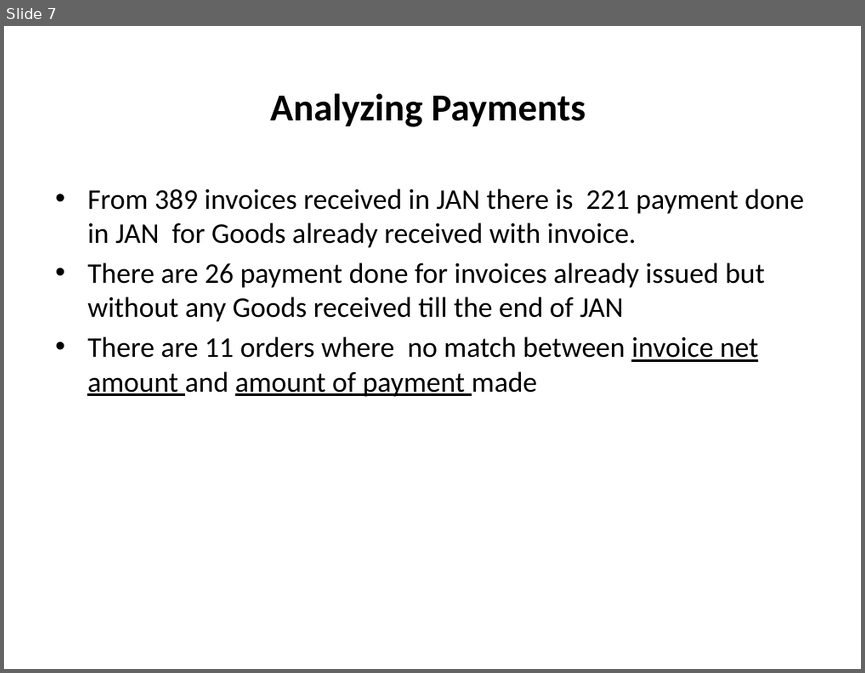
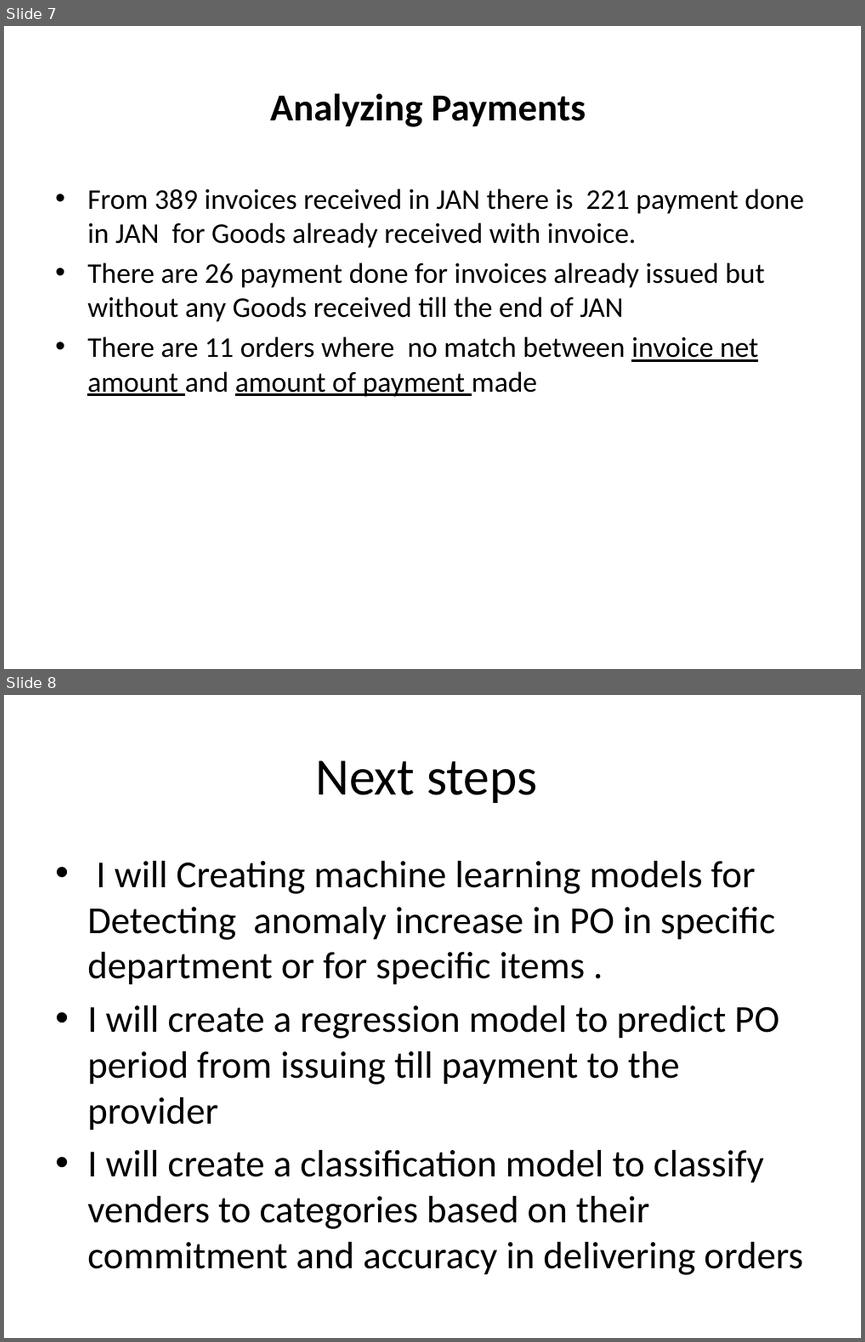
Before and after one commit to ahmad-elgantiry/procurement-analysis, a slide deck: Analysing Procurment Process.pptx. Shown one above the other, each under a label of ours: slide 7 before the commit, slides 7 and 8 after it. The pictures are 865x673 and 865x1342 pixels, drawn with LibreOffice and Linux fonts; fonts in the diff are those of the drawing. Boxes give left, top, right and bottom in pixels: in the first picture for what was removed or moved away, otherwise in the second. Text is boxed around its words. In the diff, an @@ line names an element or a change of style, - is before the commit and + after.

Commit message:
version 3

```diff
--- a/Analysing Procurment Process.pptx
+++ b/Analysing Procurment Process.pptx
@@ slide 8 added at (4,695,861,1338), background #FFFFFF @@
@@ title added at (315,760,537,803), 44 pt, text #000000 @@
+Next steps
@@ text added at (87,861,803,1275), 32 pt, text #000000 @@
+• I will Creating machine learning models for Detecting anomaly increase in PO in specific department or for specific items .
+• I will create a regression model to predict PO period from issuing till payment to the provider
+• I will create a classification model to classify venders to categories based on their commitment and accuracy in delivering orders
```
